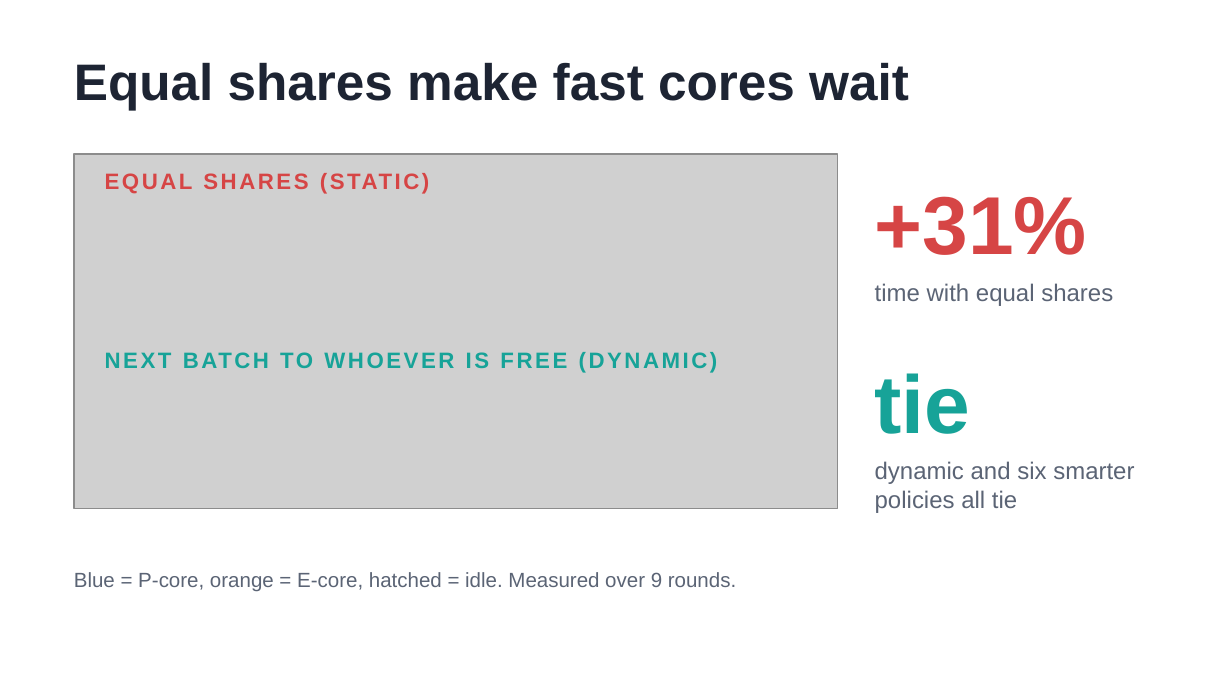
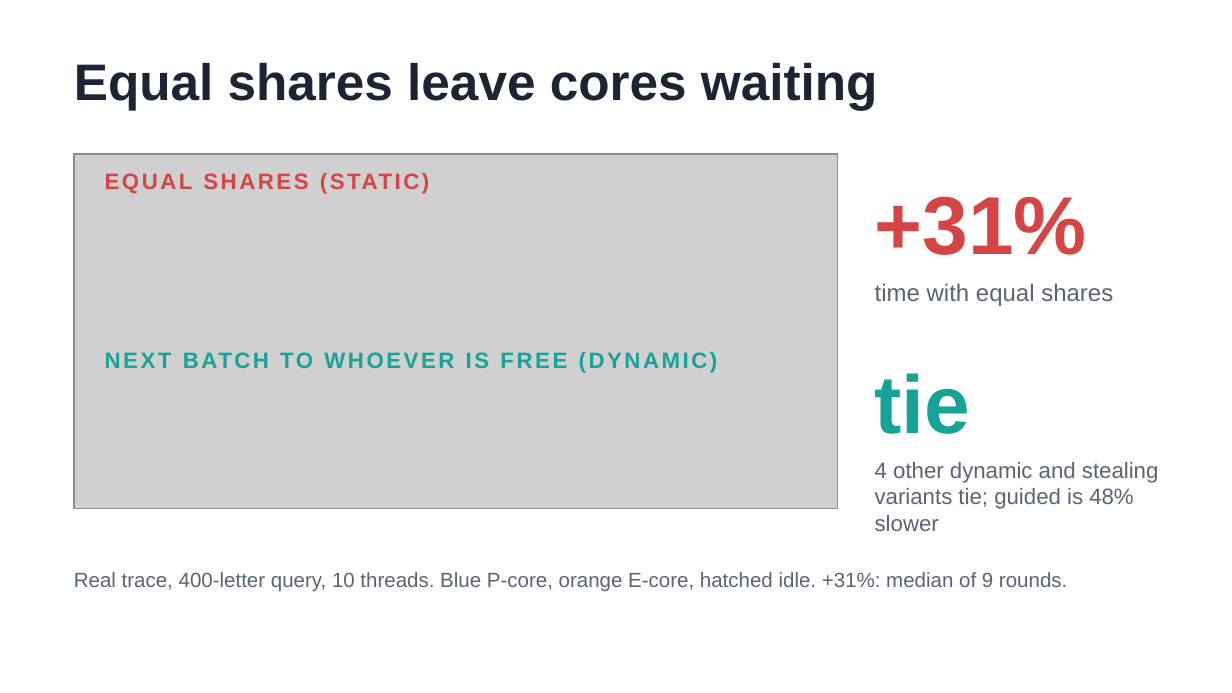
Before and after one commit to TARUN-2305/hysw, a slide deck: slide 15 of docs/HySW_first_principles.pptx. Drawn at 1232x693 pixels with LibreOffice and Linux fonts; fonts in the diff are those of the drawing; grey boxes stand for pictures. Boxes give left, top, right and bottom in pixels: in the first picture for what was removed or moved away, otherwise in the second. Text is boxed around its words. In the diff, an @@ line names an element or a change of style, - is before the commit and + after.

```diff
--- a/docs/HySW_first_principles.pptx
+++ b/docs/HySW_first_principles.pptx
@@ text at <box>74,62,878,110</box>: text changed @@
-Equal shares make fast cores wait
+Equal shares leave cores waiting
@@ text at <box>875,462,1159,531</box>: text changed; size 14 to 13 pt @@
-dynamic and six smarter policies all tie
+4 other dynamic and stealing variants tie; guided is 48% slower
@@ text at <box>74,572,1067,592</box>: text changed @@
-Blue = P-core, orange = E-core, hatched = idle. Measured over 9 rounds.
+Real trace, 400-letter query, 10 threads. Blue P-core, orange E-core, hatched idle. +31%: median of 9 rounds.
```
Also in this commit, not shown: 1 other slide changed, 5 other files.
